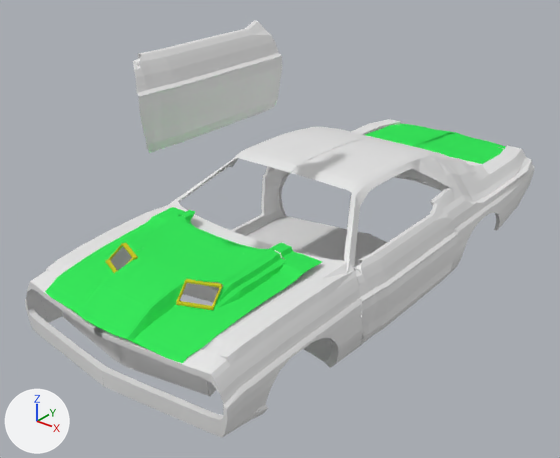
One commit to the Blender file Models/Vehicles/Land/Challenger70/challenger1970B.blend: the scene before it, then after it.
One viewpoint serves both versions: a camera (50 mm lens) standing at (14.8, -15.3, 12.0) and looking at (-0.5, 3.8, 0.2). Lighting does not change. The marker at lower left points along +X, +Y and +Z.

Before the edit, the objects in view are built like this:
```python
ob_body = bpy.data.objects.new('Body', me_plane)
ob_body.parent = ob_challenger1970
ob_body.location = (0.000189, -4.381, 0.526)
ob_body.scale = (0.164, 0.297, 1.0)
ob_hood = bpy.data.objects.new('Hood', me_plane_001)
ob_hood.parent = ob_challenger1970
ob_hood.location = (-0.00276, -0.000944, 1.511)
ob_hood.scale = (0.139, 0.0868, 1.0)
ob_plane = bpy.data.objects.new('Plane', me_plane_003)
ob_plane.location = (4.274, 2.13, -1.37)
ob_plane.rotation_euler = (0.0, 1.571, 0.0)  # degrees (0, 90, 0)
ob_plane.scale = (0.15, 0.14, 1.0)
ob_plane_001 = bpy.data.objects.new('Plane.001', me_plane_004)
ob_plane_001.location = (-0.47, -1.7, 4.82)
ob_plane_001.rotation_euler = (0.0, 1.571, 0.0)  # degrees (0, 90, 0)
ob_plane_001.scale = (0.15, 0.14, 1.0)
ob_tailgate = bpy.data.objects.new('TailGate', me_plane_002)
ob_tailgate.parent = ob_challenger1970
ob_tailgate.location = (0.0587, 11.92, 1.114)
ob_tailgate.scale = (0.0936, 0.17, 1.0)
```
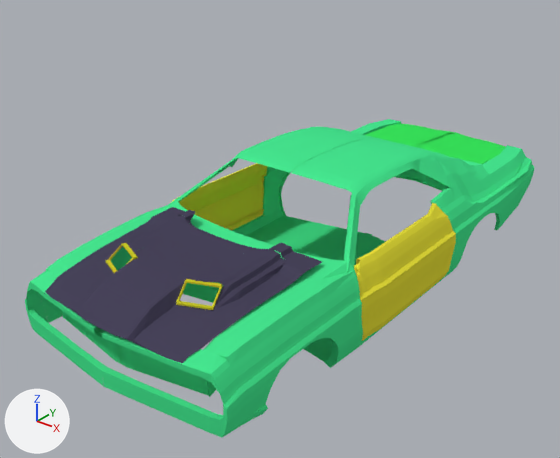
Location of each change, [x1, y1, x2, y2] in pixels of the pictures (560 x 458 px):
'Body', recoloured (white to green): [25, 119, 534, 438] in both
'Hood', recoloured (green to blue): [45, 207, 322, 365] in both
'Plane.001', deleted: before [133, 21, 282, 153]
'Plane', recoloured, moved (white to yellow): before [354, 204, 458, 342]; after [354, 203, 456, 340]
'RightDoor', added: after [172, 163, 268, 231]
'TailGate', recoloured: [365, 124, 505, 164] in both

The change, as a list of edits to the scene's bpy script:
```text
Change mat_hoodcolor:
    mat_hoodcolor.base_color: (0.0403, 0.8, 0.107) -> (0.0643, 0.0566, 0.102)  # green #39e75c -> dark blue #48435a
Add mat_bodypaint:
    mat_bodypaint = diffuse_material('BodyPainT')
    mat_bodypaint.base_color = (0.062, 0.8, 0.279)  # green #46e790
Add mat_doorpaint:
    mat_doorpaint = diffuse_material('DoorPaint')
    mat_doorpaint.base_color = (0.8, 0.744, 0.0442)  # yellow #e7e03b
Change me_plane_003:
    where me_plane_003.from_pydata(...)  # 222 vertices, 191 faces; spans x -17.0..1.1, y -4.2..38.0, z -0.7..0.2
    add me_plane_003.materials.append(mat_doorpaint)  # yellow #e7e03b
Change me_plane:
    where me_plane.from_pydata(...)  # 855 vertices, 694 faces, 1 loose edge; spans x -1.7..26.6, y -1.1..67.0, z -2.5..2.1
    add me_plane.materials.append(mat_bodypaint)  # green #46e790
Add me_plane_009:
    me_plane_009.from_pydata(...)  # 251 vertices, 197 faces; spans x -13.0..17.0, y -4.2..38.0, z -0.7..0.2
    me_plane_009.materials.append(mat_doorpaint)  # yellow #e7e03b
Remove ob_plane_001:
    ob_plane_001 = bpy.data.objects.new('Plane.001', me_plane_004)
    ob_plane_001.location = (-0.47, -1.7, 4.82)
    ob_plane_001.rotation_euler = (0.0, 1.571, 0.0)  # degrees (0, 90, 0)
    ob_plane_001.scale = (0.15, 0.14, 1.0)
Change ob_plane:
    ob_plane.location: (4.274, 2.13, -1.37) -> (4.204, 2.13, -1.37)
Add ob_rightdoor:
    ob_rightdoor = bpy.data.objects.new('RightDoor', me_plane_009)
    ob_rightdoor.parent = ob_challenger1970
    ob_rightdoor.matrix_parent_inverse = Matrix(((1.0, 0.0, 0.0, 0.0), (0.0, 1.0, 0.0, -6.061), (0.0, 0.0, 1.0, -1.279), (0.0, 0.0, 0.0, 1.0)))
    ob_rightdoor.location = (-4.152, 2.113, -1.387)
    ob_rightdoor.rotation_euler = (-0.0144, 4.645, -0.00751)  # degrees (-0.8, 266, -0.4)
    ob_rightdoor.scale = (0.15, 0.14, 1.0)
```
